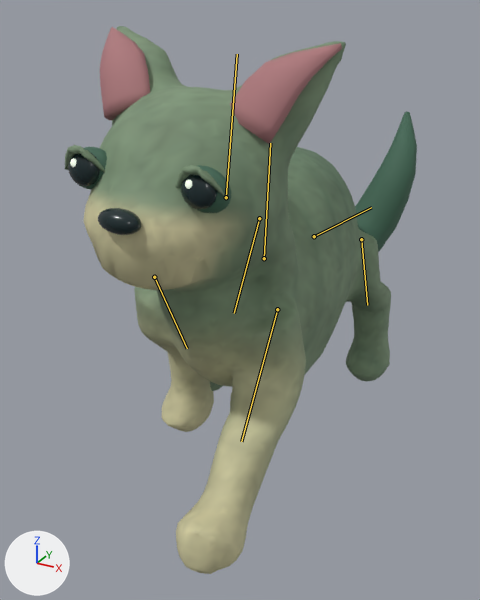
Two versions of the glTF model public/art/cat.glb, one commit apart.
Before and after are seen from a 50 mm camera at (1.25, -2.5, 2.05) aimed at (-0.09, -0.06, 0.83). Arrows for +X, +Y and +Z are at lower left; the lights stay in place. The picture after the commit comes second. Both versions are drawn at frame 18 of the action 'walk'; the numbers are the values there. The bones that bend it are drawn over the model as lines.
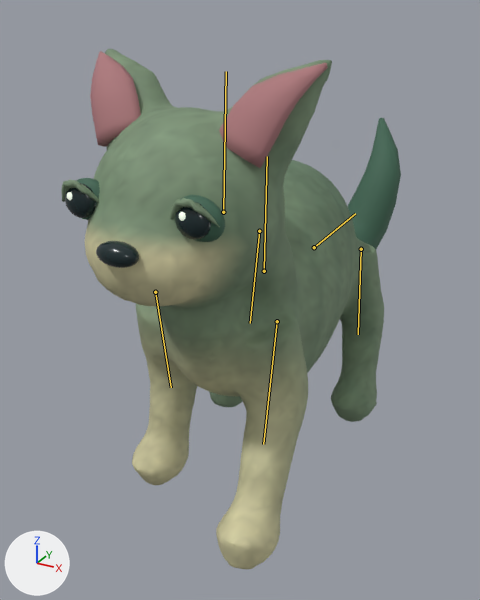
Pixel boxes (x1, y1, x2, y2) of what changed, in the pictures (480 x 600 px):
'Mesh_4', posed: before (84, 26, 391, 574); after (85, 49, 384, 570)
'Mesh_3', posed: before (100, 27, 342, 144); after (90, 51, 328, 168)
'Mesh_0', posed: before (75, 111, 417, 252); after (76, 118, 401, 249)
'Mesh_2', posed: before (68, 153, 217, 235); after (65, 183, 211, 268)
'Mesh_5', posed (7% shorter): before (65, 145, 226, 198); after (61, 179, 220, 228)
'Mesh_1', posed (6% shorter): before (70, 158, 192, 189); after (67, 192, 186, 221)
bone 'Body', root to tip: before (264, 258) to (270, 143); after (264, 271) to (267, 156)
bone 'Head', root to tip: before (226, 197) to (237, 54); after (223, 212) to (226, 71)
bone 'Tail', root to tip: before (314, 236) to (371, 207); after (314, 247) to (355, 213)
bone 'FrontL', root to tip: before (154, 277) to (187, 348); after (155, 292) to (171, 387)
bone 'BackL', root to tip: before (259, 218) to (234, 313); after (259, 231) to (250, 323)
bone 'FrontR', root to tip: before (277, 309) to (241, 441); after (277, 321) to (263, 444)
bone 'BackR', root to tip: before (361, 239) to (367, 305); after (361, 249) to (358, 334)

The change in detail:
Bone 'Body' (bone_body) moves from (0.0, 0.083, 0.0) to (0.0, 0.024, 0.0).
Bone 'Body' (bone_body) turns from (0, 0, -2) to (0, 0, -1) degrees about its own x, y and z.
Bone 'Head' (bone_head) turns from (-6, 0, 0) to (-2, 0, 0) degrees about its own x, y and z.
Bone 'Tail' (bone_tail) turns from (0, 0, -16) to (0, 0, -5) degrees about its own x, y and z.
Bone 'FrontL' (bone_frontl) turns from (28, 0, 0) to (10, 0, 0) degrees about its own x, y and z.
Bone 'BackL' (bone_backl) turns from (-28, 0, 0) to (-10, 0, 0) degrees about its own x, y and z.
Bone 'FrontR' (bone_frontr) turns from (-28, 0, 0) to (-10, 0, 0) degrees about its own x, y and z.
Bone 'BackR' (bone_backr) turns from (28, 0, 0) to (10, 0, 0) degrees about its own x, y and z.
